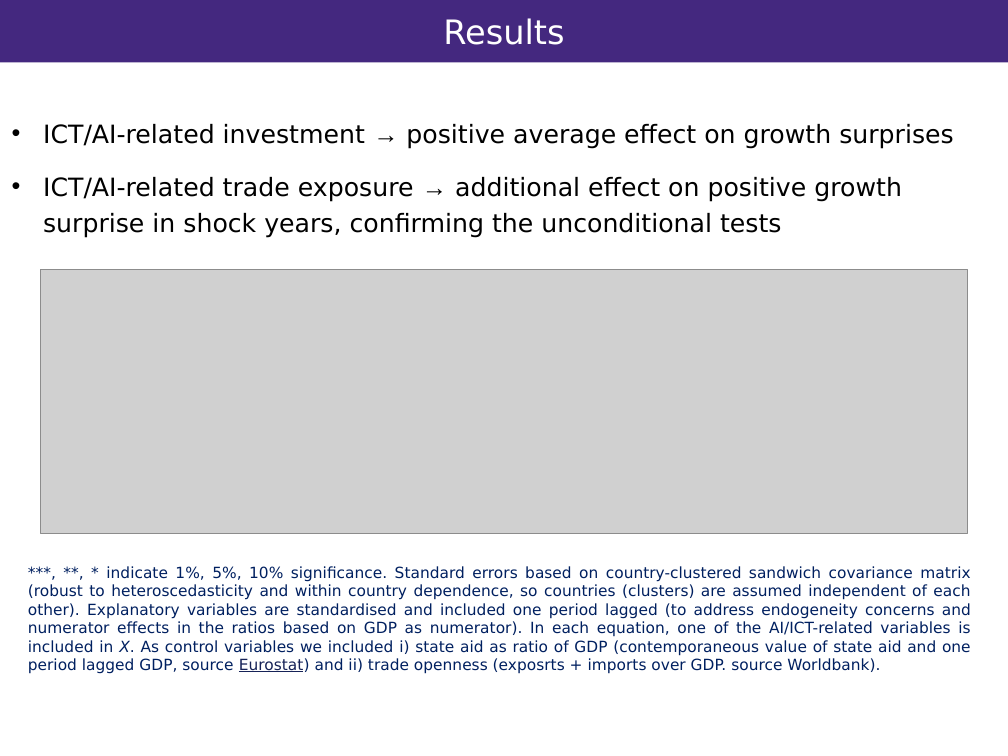
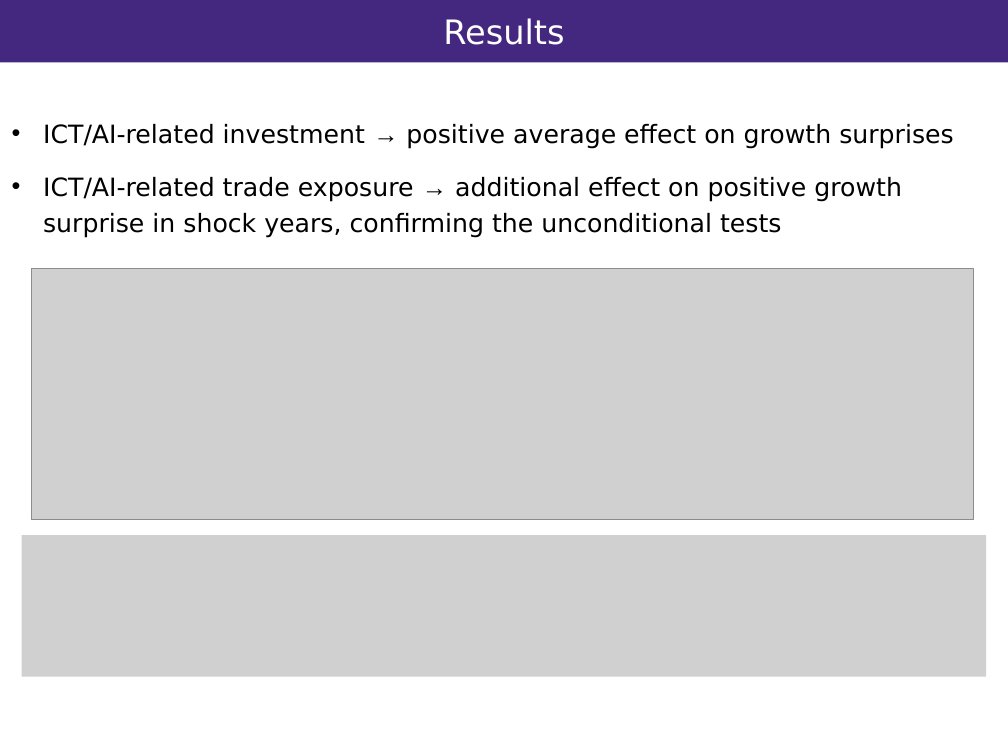
Before and after one commit to vandenEnd/scripts, a slide deck: slide 9 of Resilience.pptx. Drawn at 1008x756 pixels with LibreOffice and Linux fonts; fonts in the diff are those of the drawing; grey boxes stand for pictures; background and template pictures are left out. Boxes give left, top, right and bottom in pixels: in the first picture for what was removed or moved away, otherwise in the second. Text is boxed around its words. In the diff, an @@ line names an element or a change of style, - is before the commit and + after.

```diff
--- a/Resilience.pptx
+++ b/Resilience.pptx
@@ picture: place and size @@
-picture at (40, 270, 968, 533)
+picture at (31, 269, 974, 520)
@@ picture added at (22, 535, 987, 676) @@
@@ text removed at (28, 566, 971, 674) @@
-***, **, * indicate 1%, 5%, 10% significance. Standard errors based on country-clustered sandwich covariance matrix (robust to heteroscedasticity and within country dependence, so countries (clusters) are assumed independent of each other). Explanatory variables are standardised and included one period lagged (to address endogeneity concerns and numerator effects in the ratios based on GDP as numerator). In each equation, one of the AI/ICT-related variables is included in X. As control variables we included i) state aid as ratio of GDP (contemporaneous value of state aid and one period lagged GDP, source Eurostat) and ii) trade openness (exposrts + imports over GDP. source Worldbank).
```
Also in this commit, not shown: 2 other slides changed.
